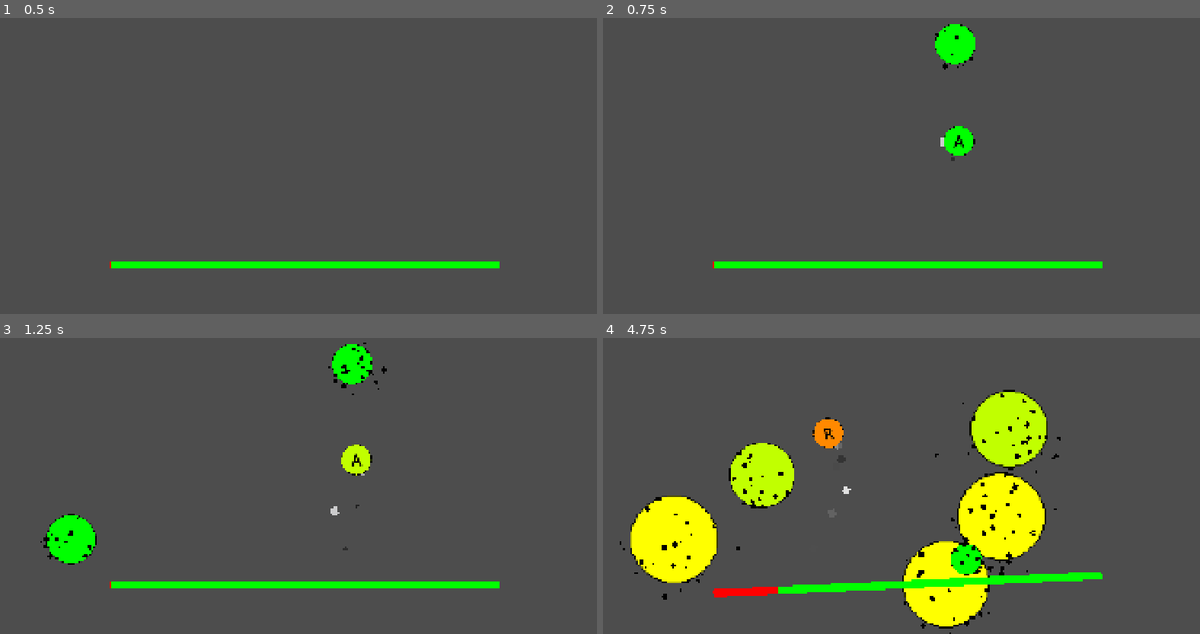
Above: before the commit, frames 1-4 (two rows, left to right).
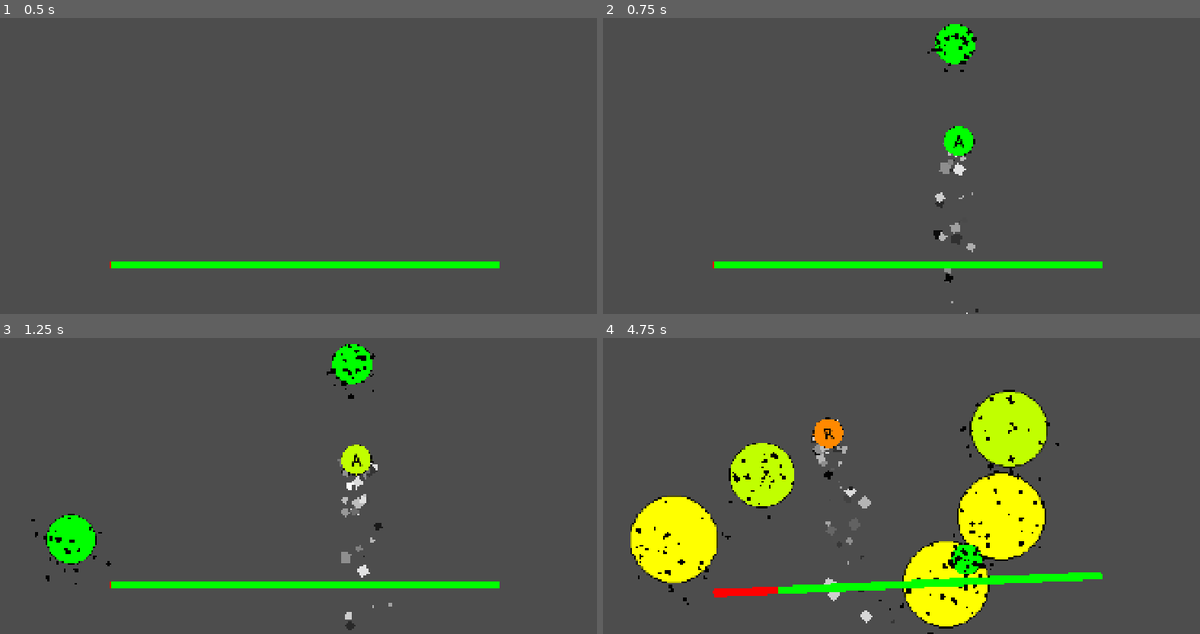
Above: after the commit, the same moments.

Repository: k3mystra/needy-college-student
Game: Godot game, scene res://ButtonMiniGame/test_game_scene.tscn
The game is run twice, just before and just after one commit, with the same random seed, the same clock (stepped at 60 frames per second) and the same inputs.
Inputs (mouse positions are in pixels of both pictures, inside the frame that each line leads up to):
- Up to frame 1 (0.5 s): no input
- Up to frame 2 (0.75 s): tap Enter at 0.5 s
- Up to frame 3 (1.25 s): no input
- Up to frame 4 (4.75 s): click (955, 364) at 1.27 s; click (674, 539) at 2.02 s; click (674, 539) at 2.77 s

Frame 1 is identical in both runs. In frame 2, 0.7% of the frame differs, in the area x 54-63%, y 3-100%; in frame 3, 1.0%; in frame 4, 2.3%, in the area x 2-77%, y 18-100%.

Commit message:
flashed out shit

Diff:
--- a/ButtonMiniGame/button_mash_game.gd
+++ b/ButtonMiniGame/button_mash_game.gd
@@ -173,4 +173,5 @@
 	_slider_damage(-7)
 
 func _buttonspamL():
+	bloodParticle.emitting = true
 	_slider_damage(20)
--- a/ButtonMiniGame/button_mash_game.tscn
+++ b/ButtonMiniGame/button_mash_game.tscn
@@ -64,17 +64,23 @@
 
 [node name="CPUParticles2D" type="CPUParticles2D" parent="WordHolder" unique_id=1816945181]
 z_index = -1
+amount = 55
 texture = ExtResource("3_h0o0h")
+lifetime = 2.0
+preprocess = 1.6099999999999999
+randomness = 0.27
 lifetime_randomness = 0.4
+local_coords = true
 emission_shape = 2
 emission_sphere_radius = 95.0
 direction = Vector2(0, 1)
+gravity = Vector2(0, 1200)
 initial_velocity_min = 123.4
 initial_velocity_max = 137.85
 angular_velocity_min = -300.0
 angular_velocity_max = 300.0
 scale_amount_min = 0.4
-scale_amount_max = 3.0
+scale_amount_max = 8.0
 color_initial_ramp = SubResource("Gradient_7810j")
 
 [node name="spawn" type="Node2D" parent="." unique_id=1253321267]
--- a/ButtonMiniGame/button_spam.tscn
+++ b/ButtonMiniGame/button_spam.tscn
@@ -5,7 +5,6 @@
 [ext_resource type="Texture2D" uid="uid://cd5rny8pfj16t" path="res://ButtonMiniGame/placeholder/star.png" id="3_ix4o1"]
 
 [node name="button_spam" type="Node2D" unique_id=614955222]
-position = Vector2(525, 331)
 script = ExtResource("1_km3y2")
 max_size = 3.0
 
@@ -33,6 +32,7 @@
 z_index = 1
 amount = 35
 texture = ExtResource("3_ix4o1")
+preprocess = 1.29
 lifetime_randomness = 0.4
 emission_shape = 2
 emission_sphere_radius = 95.0
